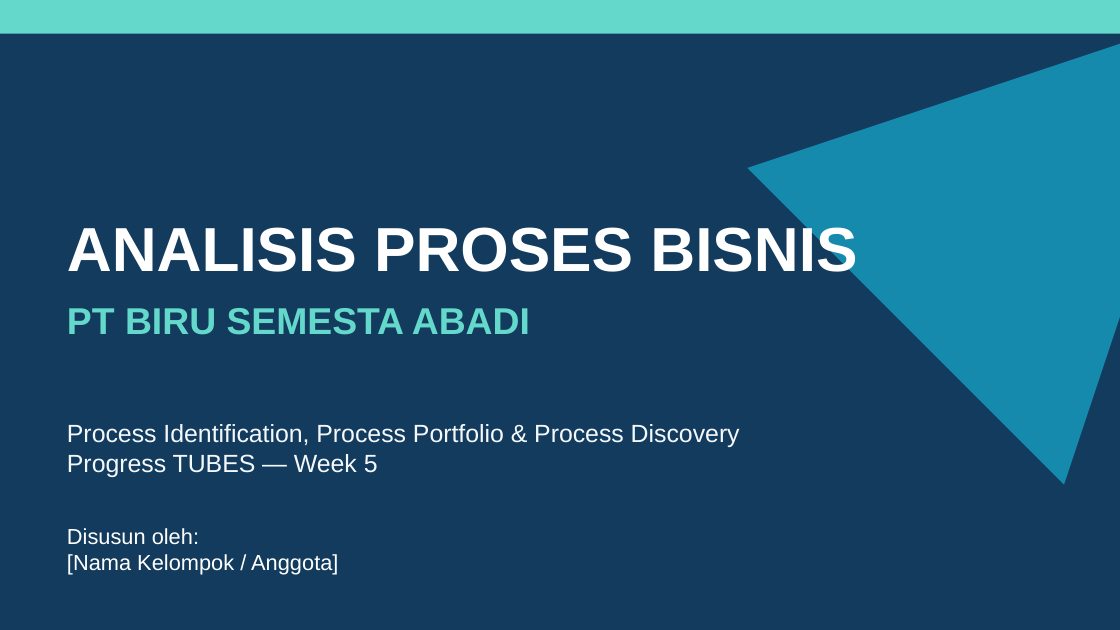
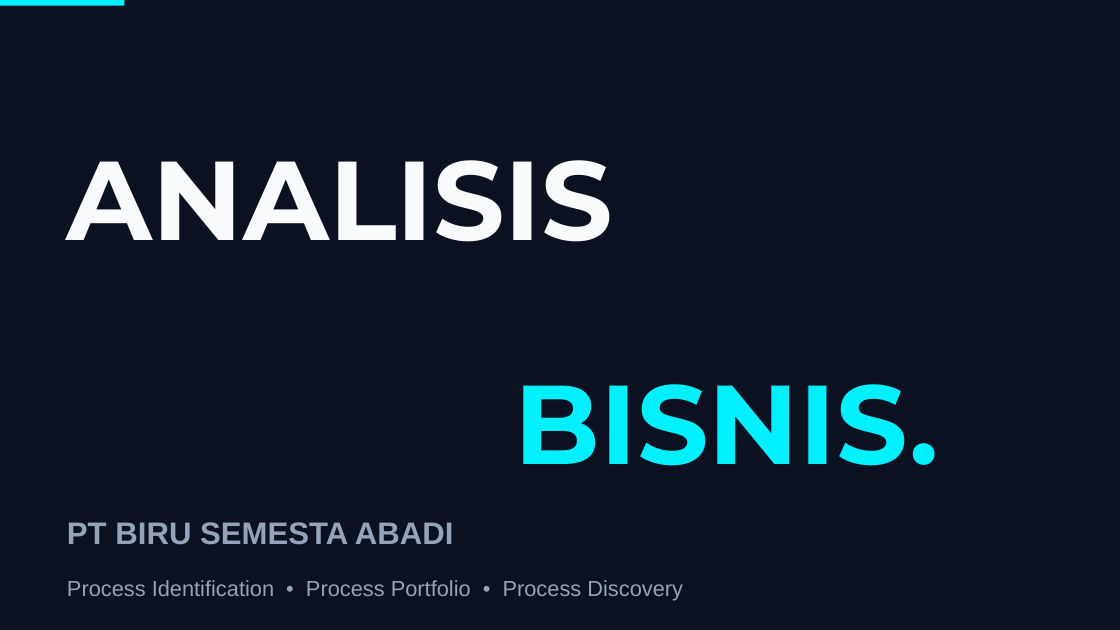
Before and after one commit to jiqq-doy/PPB, a slide deck: slide 1 of Presentasi_Biru_Semesta_Abadi.pptx. Drawn at 1120x630 pixels with LibreOffice and Linux fonts; fonts in the diff are those of the drawing. Boxes give left, top, right and bottom in pixels: in the first picture for what was removed or moved away, otherwise in the second. Text is boxed around its words. In the diff, an @@ line names an element or a change of style, - is before the commit and + after.

Commit message:
Update PPTX file to match Dark Mode aesthetic and new content layout

```diff
--- a/Presentasi_Biru_Semesta_Abadi.pptx
+++ b/Presentasi_Biru_Semesta_Abadi.pptx
@@ background #123B5D to #0B1120 @@
@@ rectangle removed at (0,0,1120,34) @@
@@ rectangle added at (0,0,124,6), fill #00F0FF @@
@@ triangle removed at (747,0,1120,485) @@
@@ text added at (67,160,613,242), 72 pt, text #F8FAFC, bold @@
+ANALISIS
@@ text added at (291,229,767,383), 72 pt, text #0B1120, bold @@
+PROSES
@@ text at (515,384,939,466): text changed; size 40 to 72 pt; font Arial to Montserrat; text colour #FFFFFF to #00F0FF @@
-ANALISIS PROSES BISNIS
+BISNIS.
@@ text "PT BIRU SEMESTA ABADI": place and size @@
-text "PT BIRU SEMESTA ABADI" at (67,308,530,335)
+text "PT BIRU SEMESTA ABADI" at (67,522,454,545)
@@ text "PT BIRU SEMESTA ABADI" at (67,522,454,545): size 24 to 20 pt, text colour #64D8CB to #94A3B8 @@
@@ text removed at (67,528,338,575) @@
-Disusun oleh:
-[Nama Kelompok / Anggota]
@@ text at (67,580,683,601): text changed; size 16 to 14 pt; text colour #F4F8FB to #94A3B8 @@
-Process Identification, Process Portfolio & Process Discovery
-Progress TUBES — Week 5
+Process Identification • Process Portfolio • Process Discovery
```
Also in this commit, not shown: 7 other slides changed, 1 slide added, 1 slide removed, 1 other file.
